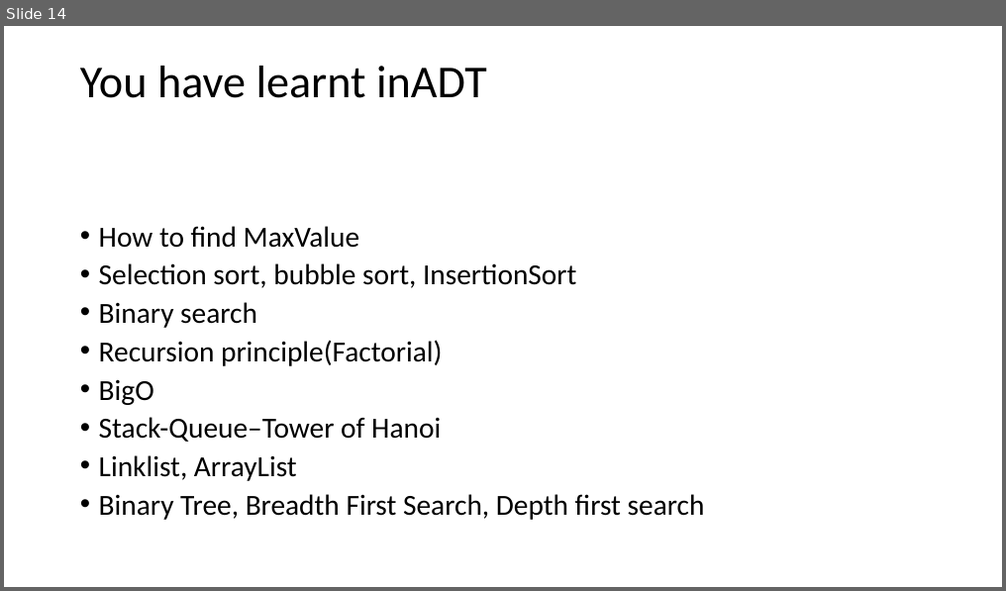
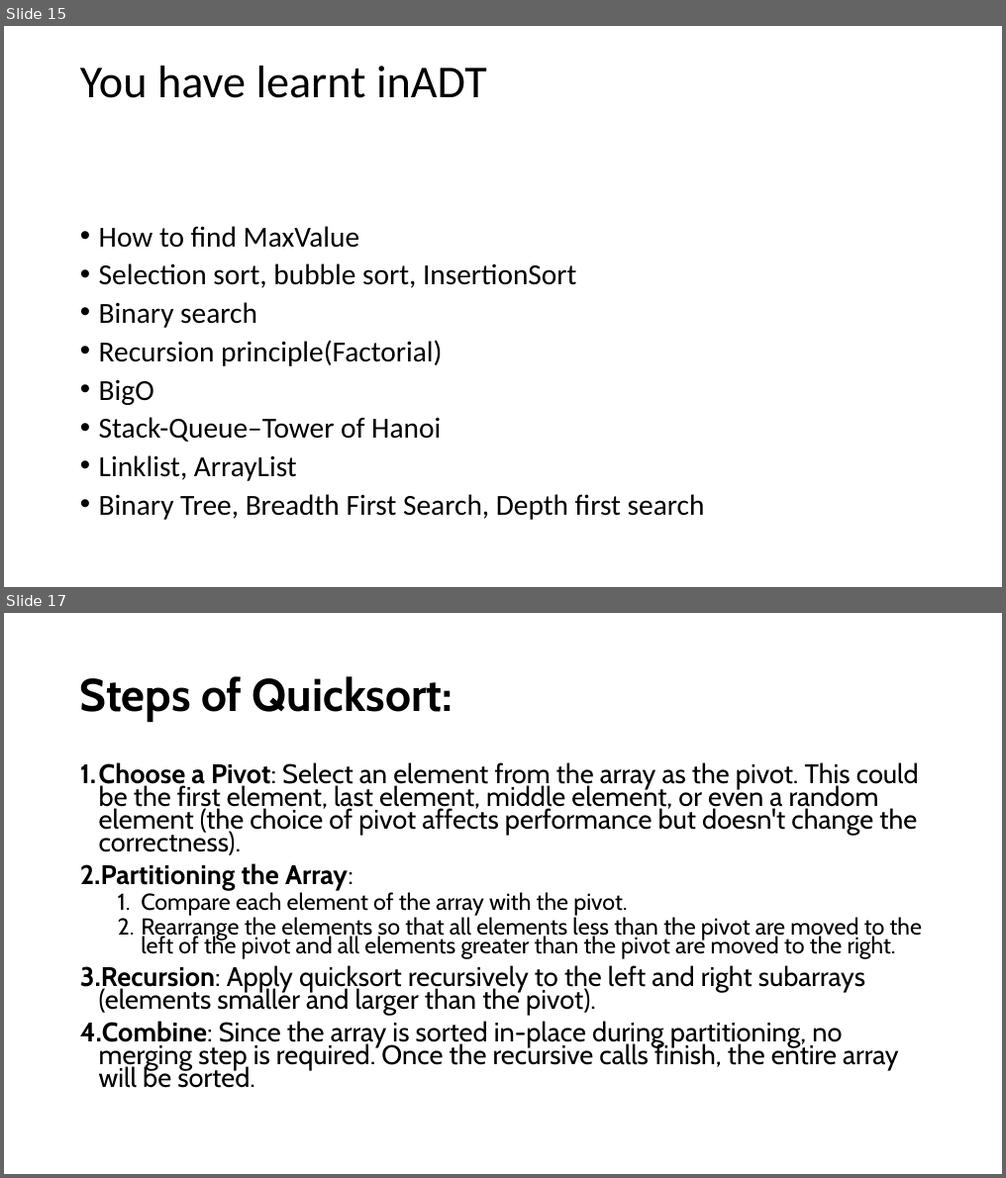
Before and after one commit to preenet/SE201, a slide deck: Week1_1.pptx. Shown one above the other, each under a label of ours: slide 14 before the commit, slides 15 and 17 after it; the slides between them are not shown. The pictures are 1006x591 and 1006x1178 pixels, drawn with LibreOffice and Linux fonts; fonts in the diff are those of the drawing. Boxes give left, top, right and bottom in pixels: in the first picture for what was removed or moved away, otherwise in the second. Text is boxed around its words. In the diff, an @@ line names an element or a change of style, - is before the commit and + after.

```diff
--- a/Week1_1.pptx
+++ b/Week1_1.pptx
@@ slide 17 added at (x1=4, y1=613, x2=1002, y2=1174), background #FFFFFF @@
@@ title added at (x1=80, y1=676, x2=453, y2=722), 44 pt, text #000000, bold @@
+Steps of Quicksort:
@@ text added at (x1=80, y1=762, x2=922, y2=1088), 25.9 pt, text #000000 @@
+1. Choose a Pivot: Select an element from the array as the pivot. This could be the first element, last element, middle element, or even a random element (the choice of pivot affects performance but doesn't change the correctness).
+2. Partitioning the Array:
+  1. Compare each element of the array with the pivot.
+  2. Rearrange the elements so that all elements less than the pivot are moved to the left of the pivot and all elements greater than the pivot are moved to the right.
+3. Recursion: Apply quicksort recursively to the left and right subarrays (elements smaller and larger than the pivot).
+4. Combine: Since the array is sorted in-place during partitioning, no merging step is required. Once the recursive calls finish, the entire array will be sorted.
@@ what was slide 14 is now slide 15 @@
```
Also in this commit, not shown: 1 slide changed, 4 other slides added, 1 slide removed, 9 other files.
